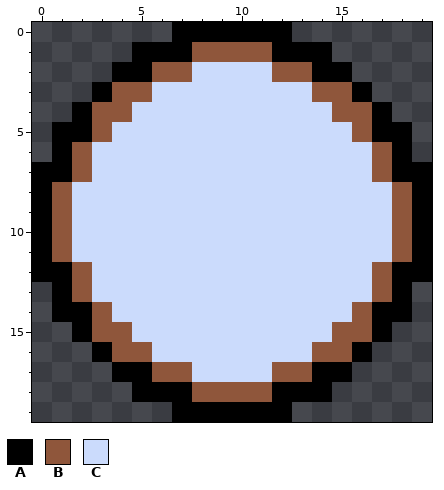
One commit to this pixel-art file: Assets/_Game/Art/ball.aseprite. The picture above was drawn from the file before the commit.
20x20 pixels, 1 frame.
Palette (. is transparent): A #000000  B #8f563b  C #cbdbfc
Pixels before, first column x 0:
 0 .......AAAAAA.......
 1 .....AAABBBBAAA.....
 2 ....AABBCCCCBBAA....
 3 ...ABBCCCCCCCCBBA...
 4 ..ABBCCCCCCCCCCBBA..
 5 .AABCCCCCCCCCCCCBAA.
 6 .ABCCCCCCCCCCCCCCBA.
 7 AABCCCCCCCCCCCCCCBAA
 8 ABCCCCCCCCCCCCCCCCBA
 9 ABCCCCCCCCCCCCCCCCBA
10 ABCCCCCCCCCCCCCCCCBA
11 ABCCCCCCCCCCCCCCCCBA
12 AABCCCCCCCCCCCCCCBAA
13 .ABCCCCCCCCCCCCCCBA.
14 .AABCCCCCCCCCCCCBAA.
15 ..ABBCCCCCCCCCCBBA..
16 ...ABBCCCCCCCCBBA...
17 ....AABBCCCCBBAA....
18 .....AAABBBBAAA.....
19 .......AAAAAA.......
Once edited:
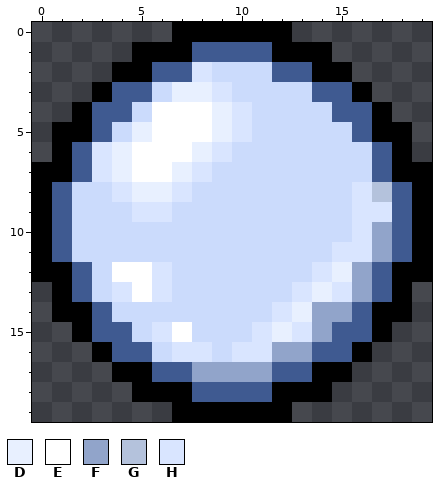
Colours new in this view: D #e8f0ff  E #ffffff  F #91a4ca  G #b4c2dc  H #d9e5ff
The author wrote: added ball spawn point
The edit:
colour B: #8f563b -> #3f5a91
Changed rows in their new state; - is a pixel that keeps its letter.
first column x 3:
 2 -----H---------
 3 ----DDH--------
 4 ---EEEDH-------
 5 --DEEEDH-------
 6 HDEEEDH--------
 7 HDEEDH---------
 8 -HDDH--------HG
 9 --HH---------HH
10 -------------HF
11 ------------HHF
12 -EEH-------HDF-
13 -HEH------HDHF-
14 ---------HDFF--
15 ---HE---HDHF---
16 ----HH-HHFF----
17 -----FFFF------
